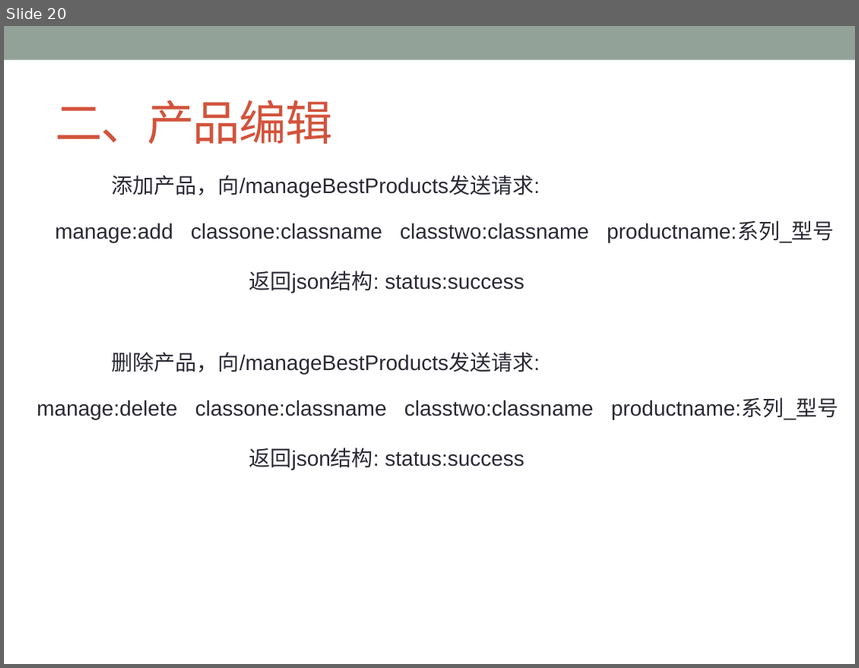
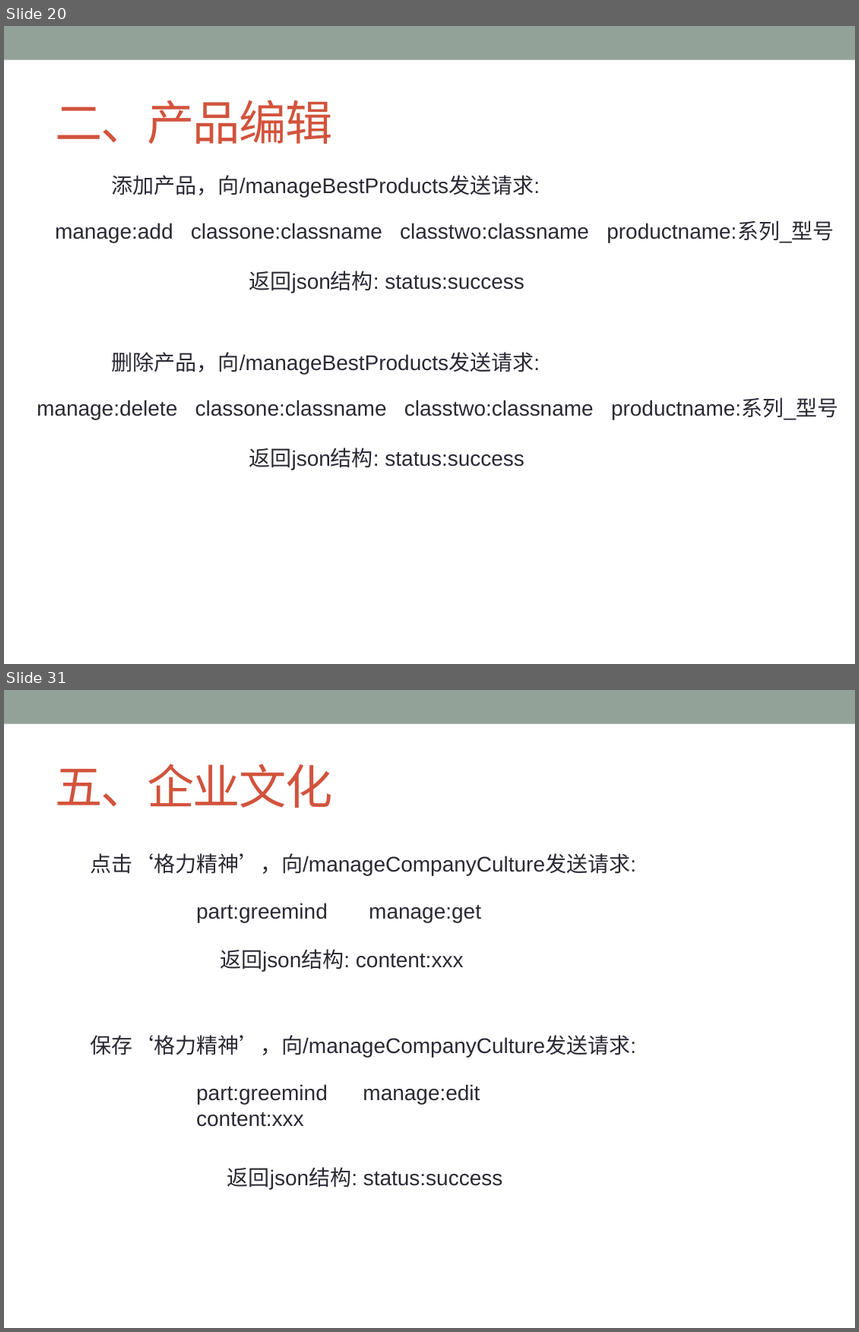
Before and after one commit to ChanSeaThink/LULLGREE, a slide deck: ZSGree前后端逻辑及接口.pptx. Shown one above the other, each under a label of ours: slide 20 before the commit, slides 20 and 31 after it; the slides between them are not shown. The pictures are 859x668 and 859x1332 pixels, drawn with LibreOffice and Linux fonts; fonts in the diff are those of the drawing. Boxes give left, top, right and bottom in pixels: in the first picture for what was removed or moved away, otherwise in the second. Text is boxed around its words. In the diff, an @@ line names an element or a change of style, - is before the commit and + after.

```diff
--- a/ZSGree前后端逻辑及接口.pptx
+++ b/ZSGree前后端逻辑及接口.pptx
@@ slide 31 added at box(4, 690, 855, 1328), background #FFFFFF; not listed: 1 template element that a slide beside it also shows @@
@@ title added at box(55, 764, 332, 808), 40 pt, text #D2533C @@
+五、企业文化
@@ text added at box(90, 853, 636, 876), 18 pt, text #292934 @@
+点击‘格力精神’，向/manageCompanyCulture发送请求:
@@ text added at box(196, 903, 481, 923), 18 pt, text #292934 @@
+part:greemind manage:get
@@ text added at box(220, 949, 464, 972), 18 pt, text #292934 @@
+返回json结构: content:xxx
@@ text added at box(90, 1035, 636, 1058), 18 pt, text #292934 @@
+保存‘格力精神’，向/manageCompanyCulture发送请求:
@@ text added at box(196, 1084, 480, 1104), 18 pt, text #292934 @@
+part:greemind manage:edit content:xxx
@@ text added at box(227, 1167, 503, 1190), 18 pt, text #292934 @@
+返回json结构: status:success
```
Also in this commit, not shown: 19 other slides added.
